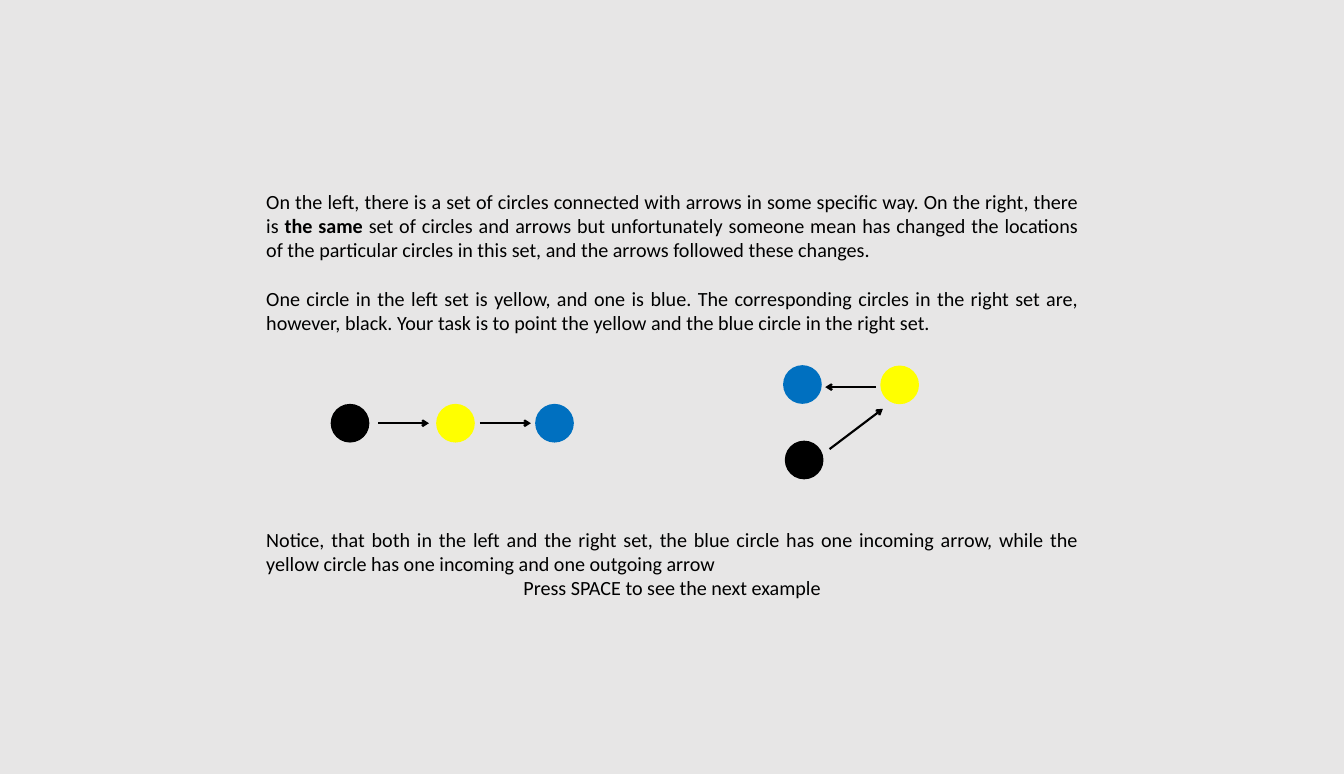
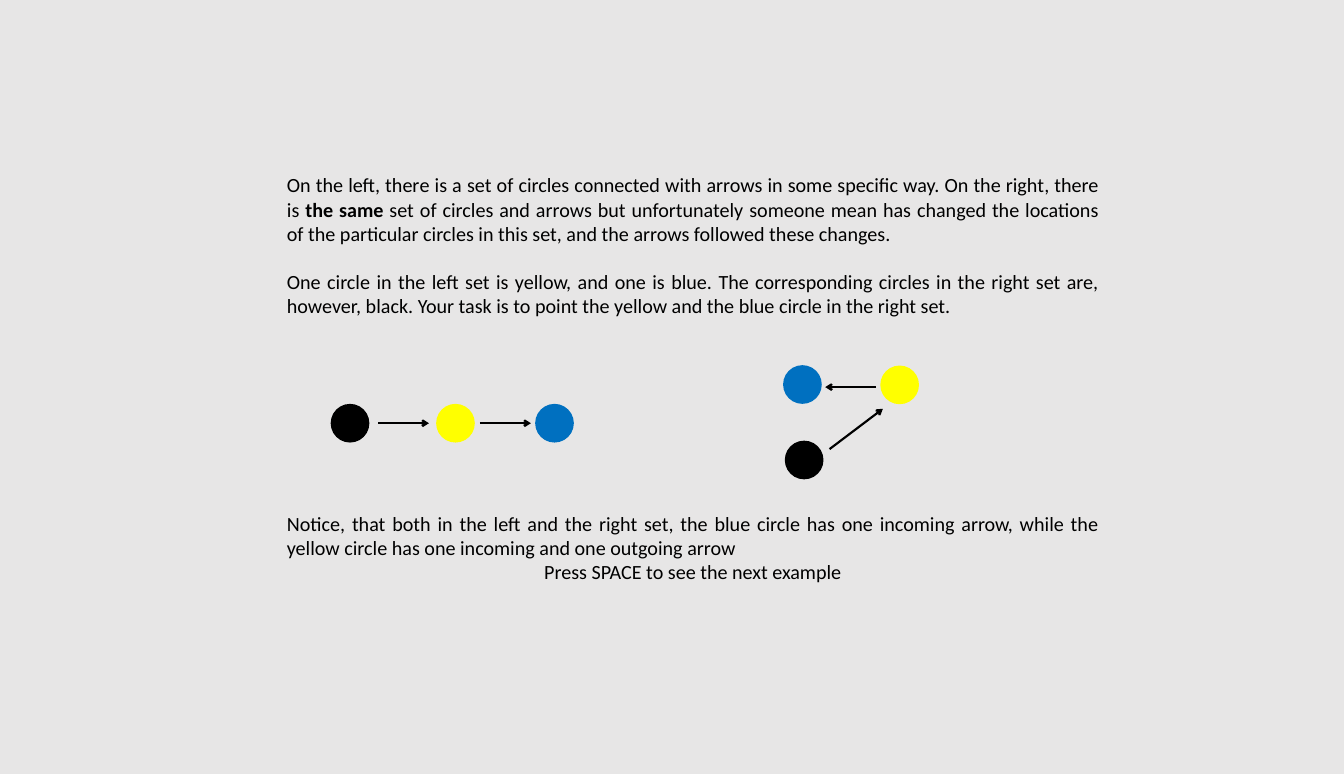
Before and after one commit to ociepkam/grafy, a slide deck: slide 2 of images/instruction.pptx. Drawn at 1344x774 pixels with LibreOffice and Linux fonts; fonts in the diff are those of the drawing. Boxes give left, top, right and bottom in pixels: in the first picture for what was removed or moved away, otherwise in the second. Text is boxed around its words. In the diff, an @@ line names an element or a change of style, - is before the commit and + after.

```diff
--- a/images/instruction.pptx
+++ b/images/instruction.pptx
@@ text "On the left, there is ...": place and size @@
-text "On the left, there is ..." at <box>266,195,1078,599</box>
+text "On the left, there is ..." at <box>287,178,1098,583</box>
```
Also in this commit, not shown: 17 other files.
